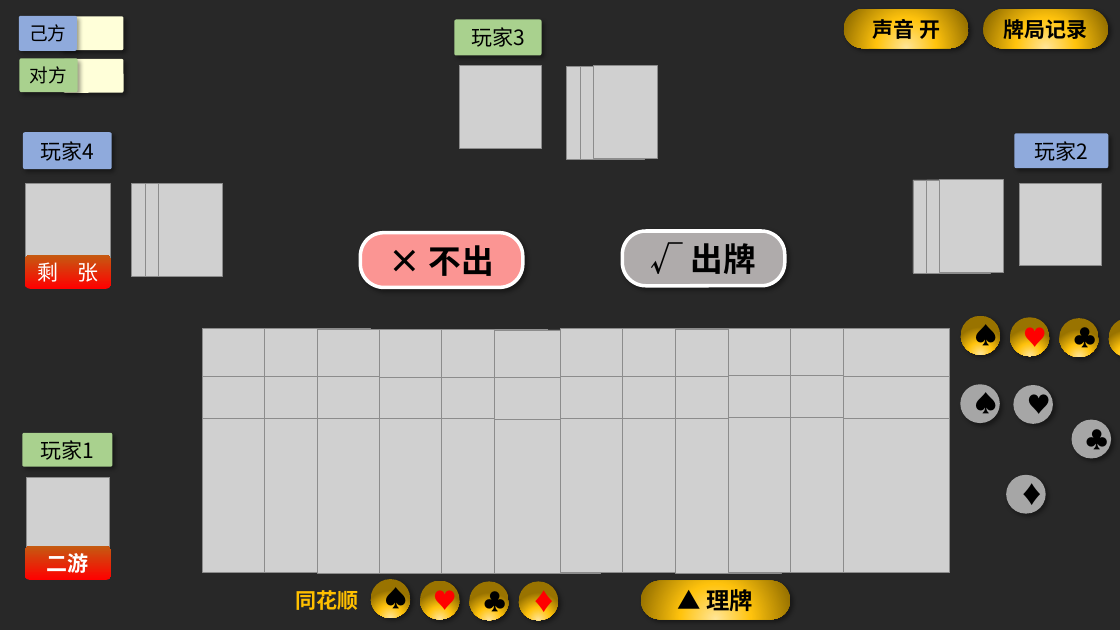
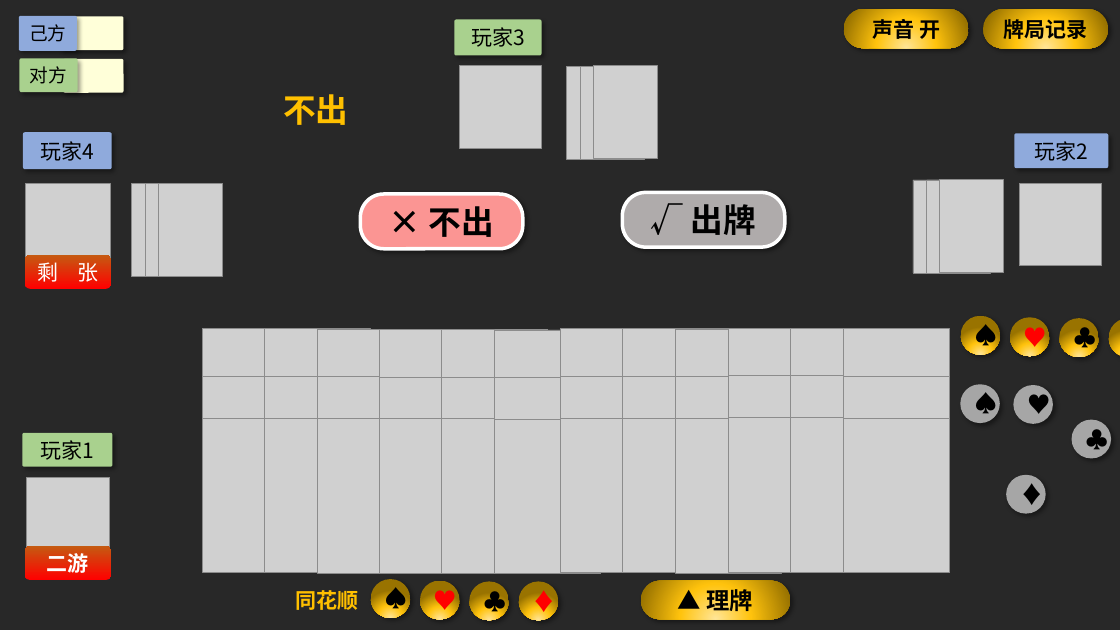
Before and after one commit to remyhuang03/guan_dan_qt, a slide deck: slide 2 of qt_guan_dan/dev_ui_sketch.pptx. Drawn at 1120x630 pixels with LibreOffice and Linux fonts; fonts in the diff are those of the drawing; grey boxes stand for pictures. Boxes give left, top, right and bottom in pixels: in the first picture for what was removed or moved away, otherwise in the second. Text is boxed around its words. In the diff, an @@ line names an element or a change of style, - is before the commit and + after.

```diff
--- a/qt_guan_dan/dev_ui_sketch.pptx
+++ b/qt_guan_dan/dev_ui_sketch.pptx
@@ text added at (x1=283, y1=94, x2=348, y2=125), 28 pt, text #FFC000, bold @@
+不出
@@ rounded rectangle "× 不出" moved from (x1=360, y1=233, x2=523, y2=287) to (x1=360, y1=194, x2=523, y2=249) @@
@@ rounded rectangle "√ 出牌" moved from (x1=623, y1=231, x2=785, y2=286) to (x1=623, y1=192, x2=785, y2=247) @@
```
Also in this commit, not shown: 16 other files.
